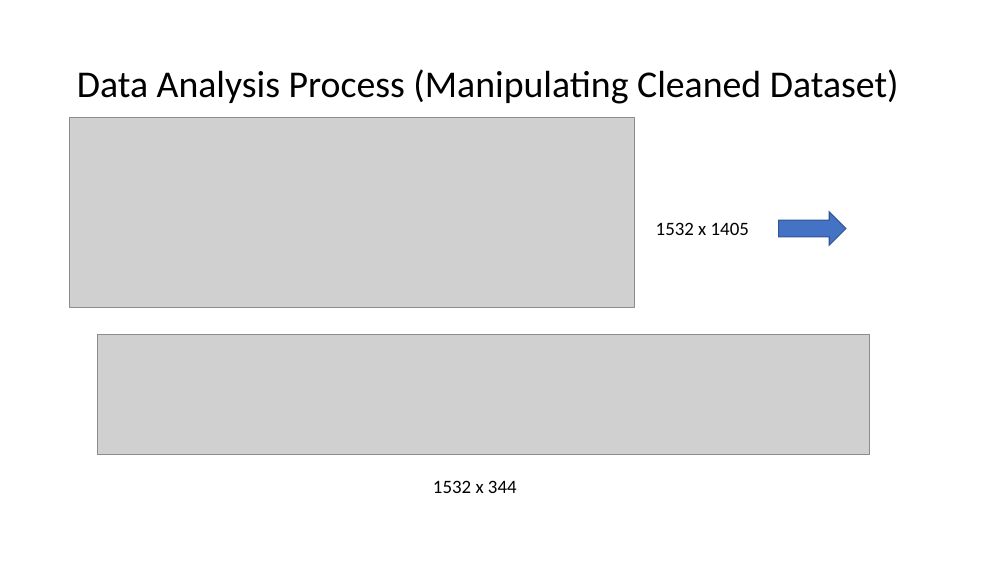
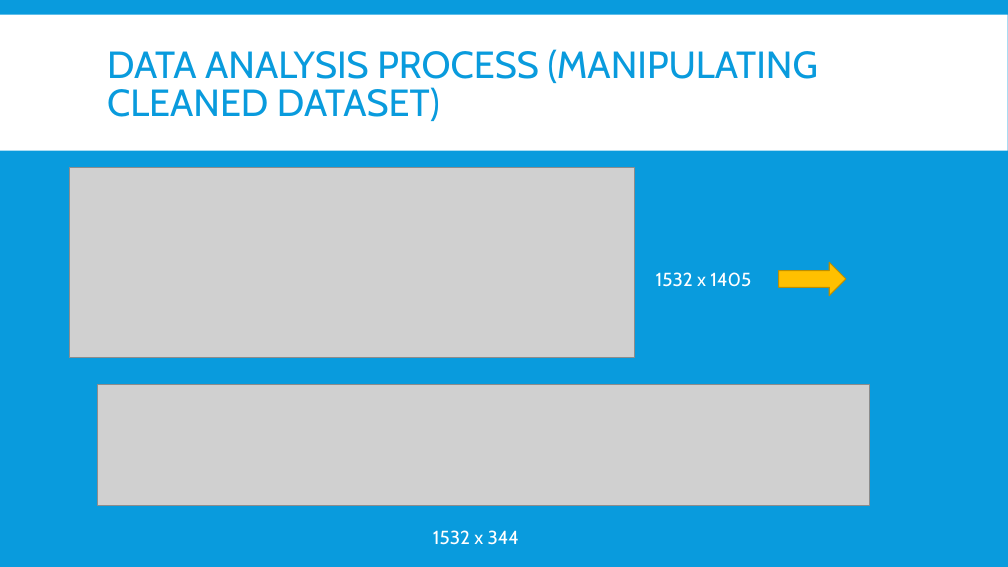
Before and after one commit to cocofreefarm/Module3, a slide deck: slide 5 of Hotels in Madison Area.pptx. Drawn at 1008x567 pixels with LibreOffice and Linux fonts; fonts in the diff are those of the drawing; grey boxes stand for pictures. Boxes give left, top, right and bottom in pixels: in the first picture for what was removed or moved away, otherwise in the second. Text is boxed around its words. In the diff, an @@ line names an element or a change of style, - is before the commit and + after.

```diff
--- a/Hotels in Madison Area.pptx
+++ b/Hotels in Madison Area.pptx
@@ background #FFFFFF to #099BDD @@
@@ rectangle added at (x1=0, y1=14, x2=1008, y2=150), fill #FFFFFF @@
@@ title at (x1=107, y1=49, x2=818, y2=121): text changed; font Calibri to Cabin; text colour #000000 to #099BDD @@
-Data Analysis Process (Manipulating Cleaned Dataset)
+DATA ANALYSIS PROCESS (MANIPULATING CLEANED DATASET)
@@ text "1532 x 1405" at (x1=656, y1=272, x2=751, y2=287): font Calibri to Cabin, text colour #000000 to #FFFFFF @@
@@ 2 pictures, 2 texts, 1 right arrow moved together from (x1=70, y1=117, x2=870, y2=493) to (x1=70, y1=168, x2=870, y2=545) @@
@@ right arrow at (x1=779, y1=262, x2=846, y2=296): fill #4472C4 to #FFC000; outline #325491 1 pt to #BD8E00 1 pt @@
@@ text "1532 x 344" at (x1=433, y1=530, x2=519, y2=545): font Calibri to Cabin, text colour #000000 to #FFFFFF @@
```
Also in this commit, not shown: 7 other slides changed, 19 slides added, 1 other file.
